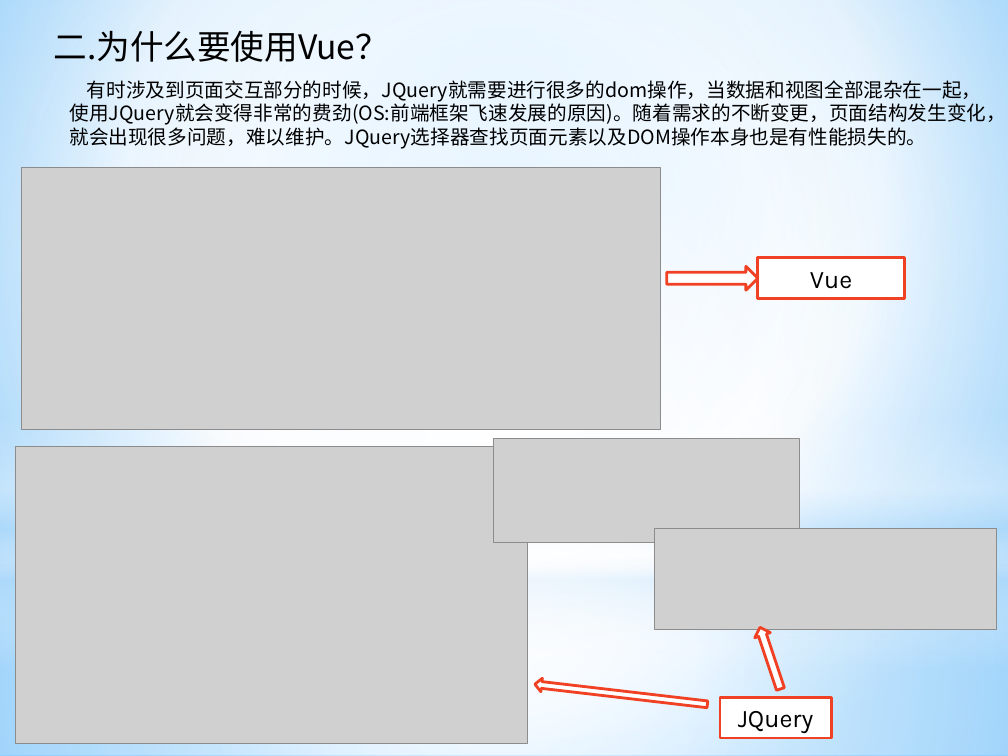
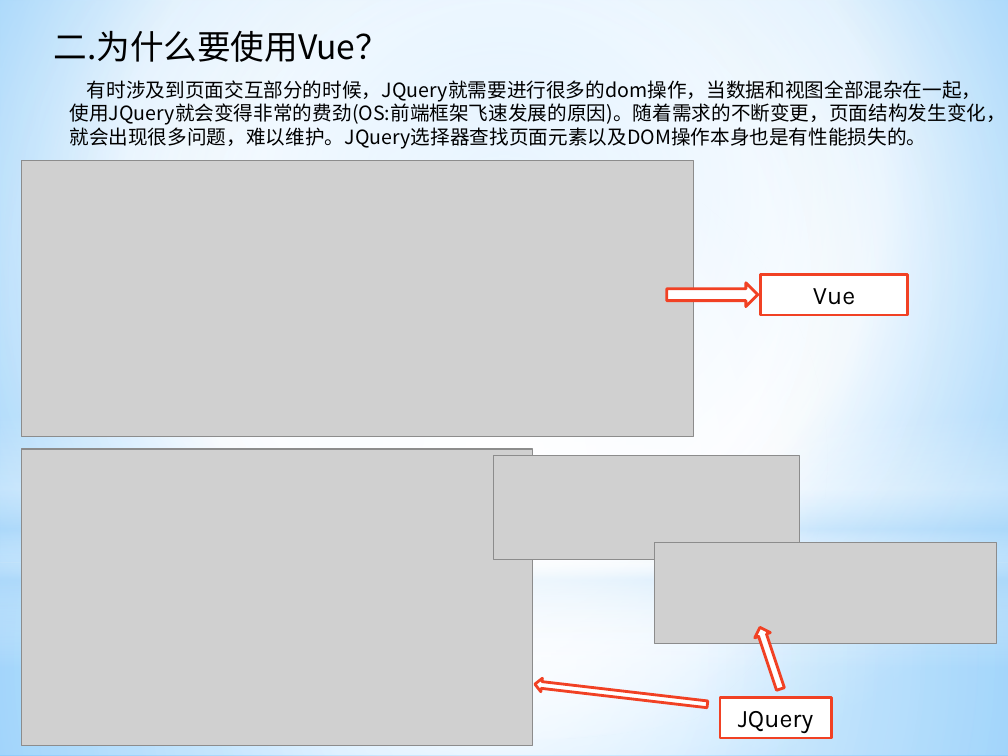
Before and after one commit to ManBaAQiang/vueProject, a slide deck: slide 4 of vue初探.pptx. Drawn at 1008x756 pixels with LibreOffice and Linux fonts; fonts in the diff are those of the drawing; grey boxes stand for pictures. Boxes give left, top, right and bottom in pixels: in the first picture for what was removed or moved away, otherwise in the second. Text is boxed around its words. In the diff, an @@ line names an element or a change of style, - is before the commit and + after.

```diff
--- a/vue初探.pptx
+++ b/vue初探.pptx
@@ picture: place and size @@
-picture at (22,167,661,429)
+picture at (22,161,695,436)
@@ right arrow: place and size @@
-right arrow at (666,266,757,290)
+right arrow at (666,283,757,307)
@@ rectangle "Vue": place and size @@
-rectangle "Vue" at (758,258,905,298)
+rectangle "Vue" at (761,274,908,314)
@@ picture: place and size @@
-picture at (15,447,527,744)
+picture at (21,449,533,746)
@@ picture: place and size @@
-picture at (493,438,799,542)
+picture at (493,456,799,559)
@@ picture: place and size @@
-picture at (655,529,997,630)
+picture at (655,543,997,644)
```
Also in this commit, not shown: 5 other slides changed.
